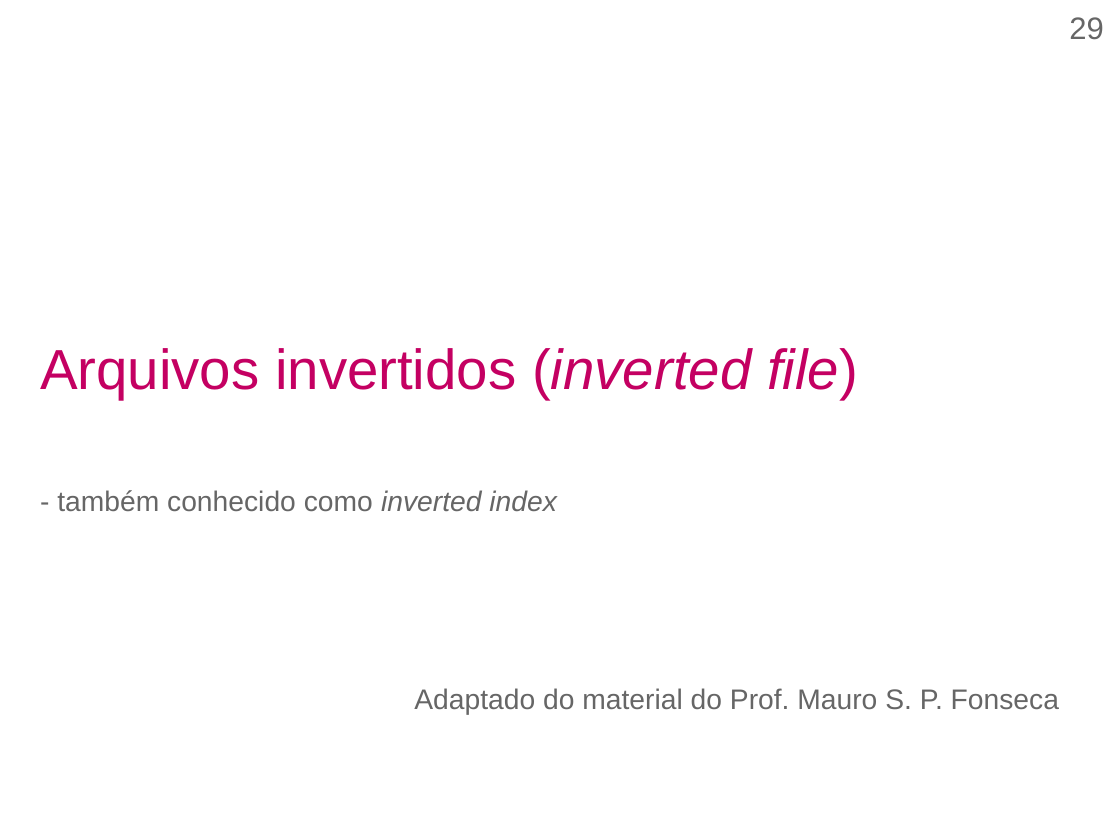
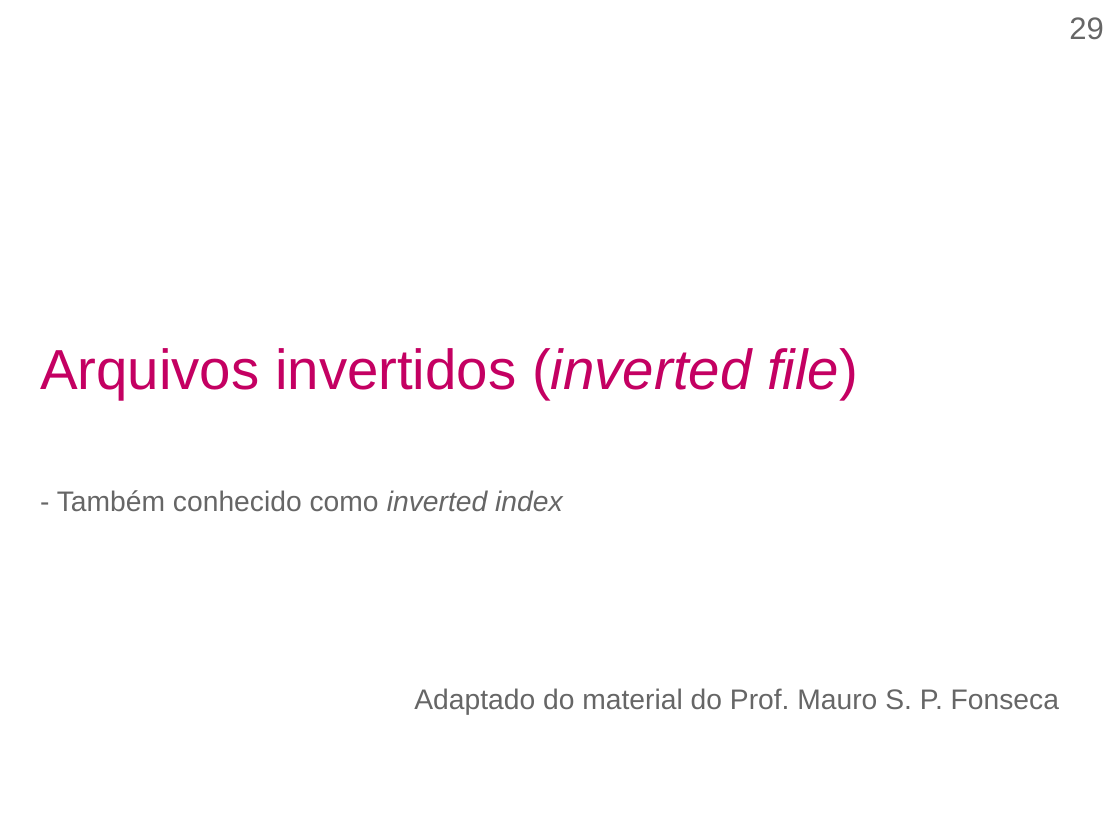
Before and after one commit to efurlanm/teaching, a slide deck: slide 29 of aed/AED-U4S2-Tries.odp. Drawn at 1120x840 pixels with LibreOffice and Linux fonts; fonts in the diff are those of the drawing. Boxes give left, top, right and bottom in pixels: in the first picture for what was removed or moved away, otherwise in the second. Text is boxed around its words. In the diff, an @@ line names an element or a change of style, - is before the commit and + after.

```diff
--- a/aed/AED-U4S2-Tries.odp
+++ b/aed/AED-U4S2-Tries.odp
@@ title at <box>40,348,858,512</box>: text changed @@
-Arquivos invertidos (inverted file)
-- também conhecido como inverted index
+Arquivos invertidos (inverted file)
+- Também conhecido como inverted index
```
Also in this commit, not shown: 17 other slides changed, 20 other files.
